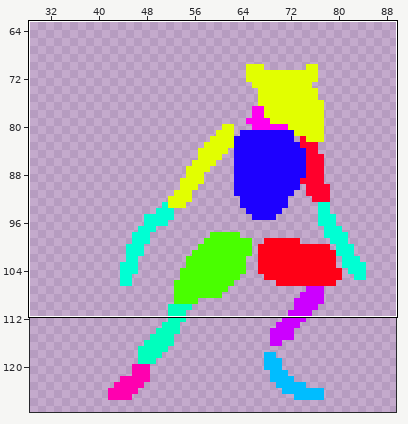
Two versions of one pixel-art file, sprites/MC/Base/MCVF2.0.aseprite. The first picture is a wide view before the edit; the outline marks the close-up.
Close-up. Earlier state:
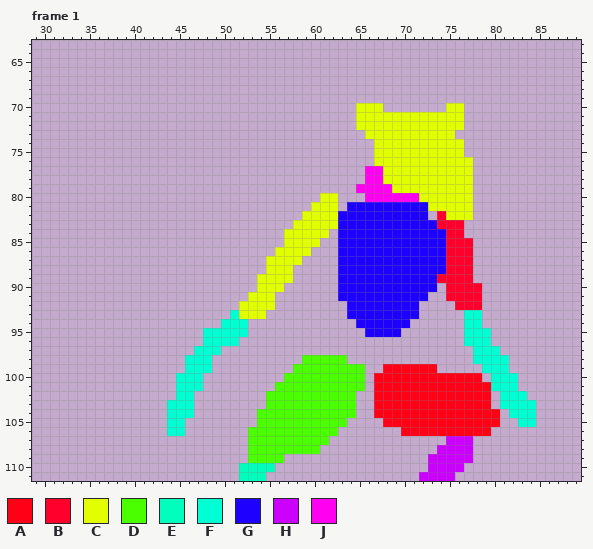
128x128 pixels, 2 frames. Shown: frame 1: x 29..89, y 63..111. The wide view leaves out empty margins. The commit also changed other frames or places, which this record leaves out.
Visible layers, top first: "Palette", "Head/head", "Upper Body/leather/upper r_arm", "Upper Body/leather/lower r_arm", "Upper Body/leather/torso", "Upper Body/leather/neck", "Upper Body/leather/lower l_arm", "Upper Body/leather/upper l_arm", "Lower Body/upper r_leg", "Lower Body/lower r_leg", "Lower Body/r_foot", "Lower Body/hip", "Lower Body/upper l_leg", "Lower Body/lower l_leg", "Lower Body/l_foot", "Lower Body/tail".
Palette (. is transparent): A #ff0016  B #ff002c  C #e2ff00  D #49ff00  E #00ffbd  F #00ffd3  G #1d00ff  H #cc00ff  J #ff00f0
Pixels before, frame 1 (only the part around the change), first column x 52:
 63 ......................................
 64 ......................................
 65 ......................................
 66 ......................................
 67 ......................................
 68 ......................................
 69 ......................................
 70 .............CCC.......CC.............
 71 .............CCCCCCCCCCCC.............
 72 .............CCCCCCCCCCCC.............
 73 ..............CCCCCCCCCC..............
 74 ...............CCCCCCCCCC.............
 75 ...............CCCCCCCCCC.............
 76 ...............CCCCCCCCCCC............
 77 ..............JJCCCCCCCCCC............
 78 ..............JJCCCCCCCCCC............
 79 .............JJJJCCCCCCCCC............
 80 .........CC...JJJJJJCCCCCC............
 81 ........CCC.GGGGGGGGGCCCCC............
 82 .......CCCCGGGGGGGGGG.BCCC............
 83 ......CCCCCGGGGGGGGGGGBBB.............
 84 .....CCCCC.GGGGGGGGGGGGBB.............
 85 .....CCCC..GGGGGGGGGGGGBBB............
 86 ....CCCC...GGGGGGGGGGGGBBB............
 87 ...CCCC....GGGGGGGGGGGGBBB............
 88 ...CCC.....GGGGGGGGGGGGBBB............
 89 ..CCCC.....GGGGGGGGGGGBBBB............
 90 ..CCC......GGGGGGGGGGG.BBBB...........
 91 .CCC.......GGGGGGGGGG..BBBB...........
 92 CCCC........GGGGGGGG....BBB...........
 93 CCC.........GGGGGGGG.....FF...........
 94 F............GGGGGG......FF...........
 95 F.............GGGG.......FFF..........
 96 .........................FFF..........
 97 ..........................FFF.........
 98 .......DDDDD..............FFFF........
 99 ......DDDDDDDD..AAAAAA.....FFF........
100 .....DDDDDDDDD.AAAAAAAAAAAA.FFF.......
101 ....DDDDDDDDDD.AAAAAAAAAAAAAFFF.......
102 ...DDDDDDDDDD..AAAAAAAAAAAAA.FFF......
103 ...DDDDDDDDDD..AAAAAAAAAAAAA.FFFF.....
104 ..DDDDDDDDDDD..AAAAAAAAAAAAAA.FFF.....
105 ..DDDDDDDDDD....AAAAAAAAAAAAA..FF.....
106 .DDDDDDDDDD.......AAAAAAAAAA..........
107 .DDDDDDDDD.............HHH............
108 .DDDDDDDD.............HHHH............
109 .DDDD................HHHHH............
110 EEEE.................HHHH.............
111 EEE.................HHHH..............
The same view after the edit:
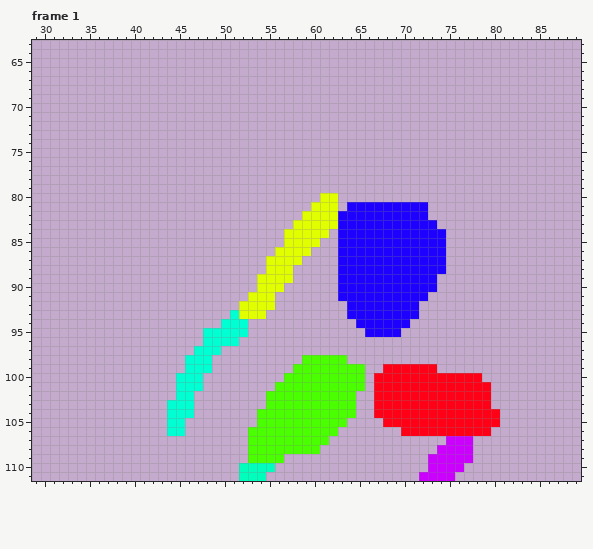
The edit:
layer "Upper Body/leather/upper l_arm" now hidden
layer "Upper Body/leather/lower l_arm" now hidden
layer "Upper Body/leather/neck" now hidden
layer "Head/head" now hidden
Frame 1:
y 70: x 65..67 CCC -> ...; x 75..76 CC -> ..
y 71..72: x 65..76 CCCCCCCCCCCC -> ............
y 73: x 66..75 CCCCCCCCCC -> ..........
y 74..75: x 67..76 CCCCCCCCCC -> ..........
y 76: x 67..77 CCCCCCCCCCC -> ...........
y 77..78: x 66..77 JJCCCCCCCCCC -> ............
y 79: x 65..77 JJJJCCCCCCCCC -> .............
y 80: x 66..77 JJJJJJCCCCCC -> ............
y 81: x 73..77 CCCCC -> .....
y 82: x 74..77 BCCC -> ....
y 83: x 74..76 BBB -> ...
y 84: x 75..76 BB -> ..
y 85..88: x 75..77 BBB -> ...
y 89: x 74..77 BBBB -> ....
y 90..91: x 75..78 BBBB -> ....
y 92: x 76..78 BBB -> ...
y 93..94: x 77..78 FF -> ..
y 95..96: x 77..79 FFF -> ...
y 97: x 78..80 FFF -> ...
y 98: x 78..81 FFFF -> ....
y 99: x 79..81 FFF -> ...
y 100..101: x 80..82 FFF -> ...
y 102: x 81..83 FFF -> ...
y 103: x 81..84 FFFF -> ....
y 104: x 82..84 FFF -> ...
y 105: x 83..84 FF -> ..
Where, in picture pixels (left, top, right, bottom), the same in both close-ups:
erased: (356, 103, 536, 427)
